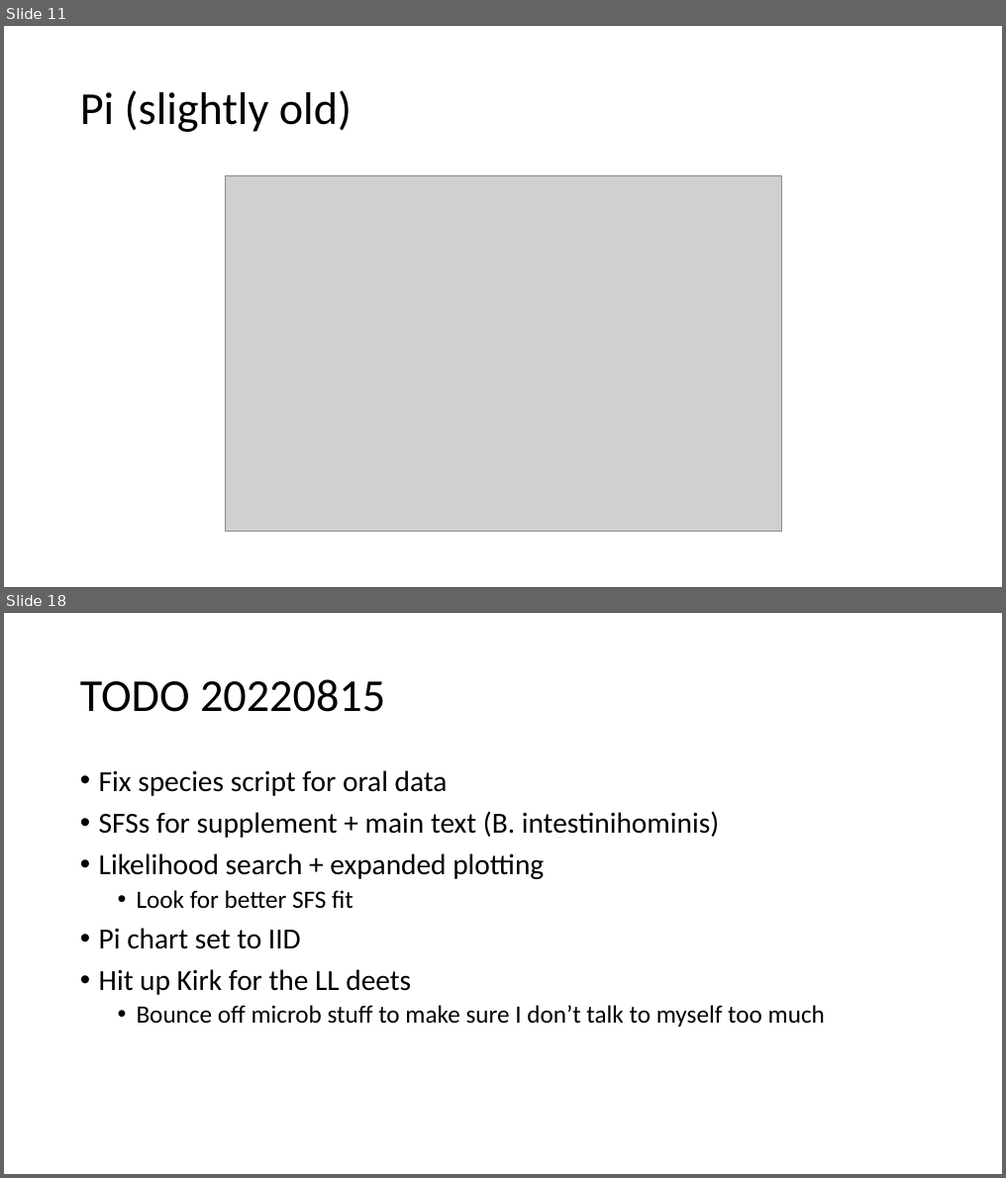
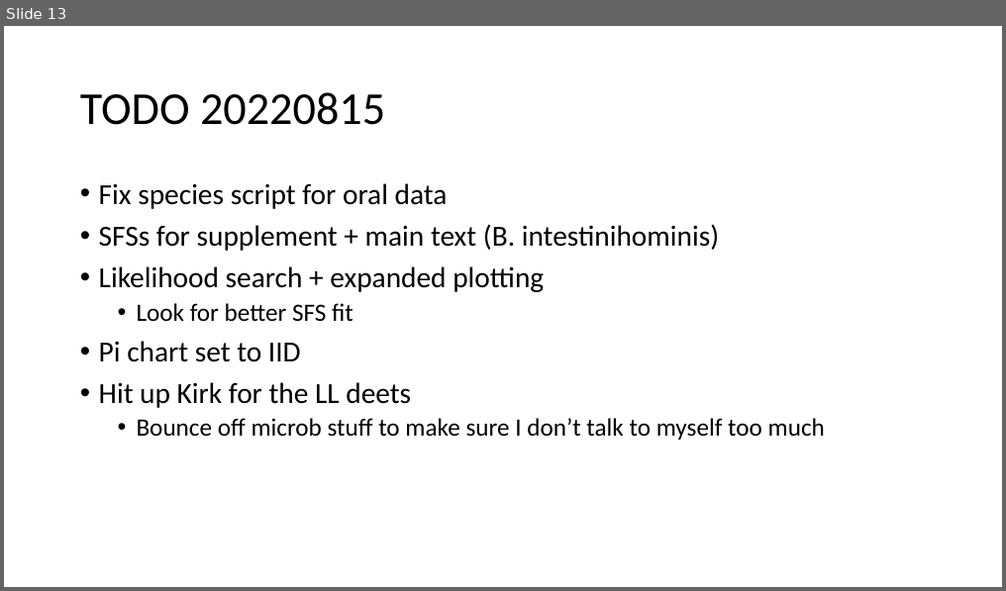
Before and after one commit to jon-mah/demo_for_ccgb, a slide deck: Summary/20220822_microbiome_demographic_slides.pptx. Shown one above the other, each under a label of ours: slides 11 and 18 before the commit, slide 13 after it; the slides between them are not shown. The pictures are 1006x1178 and 1006x591 pixels, drawn with LibreOffice and Linux fonts; fonts in the diff are those of the drawing; grey boxes stand for pictures. Boxes give left, top, right and bottom in pixels: in the first picture for what was removed or moved away, otherwise in the second. Text is boxed around its words. In the diff, an @@ line names an element or a change of style, - is before the commit and + after.

```diff
--- a/Summary/20220822_microbiome_demographic_slides.pptx
+++ b/Summary/20220822_microbiome_demographic_slides.pptx
@@ slide 11 removed at (4, 26, 1002, 587), background #FFFFFF @@
@@ title removed at (80, 90, 351, 132) @@
-Pi (slightly old)
@@ picture removed at (225, 175, 782, 532) @@
@@ what was slide 18 is now slide 13 @@
```
Also in this commit, not shown: 5 slides changed, 2 slides added, 6 other slides removed, 4 other files.
